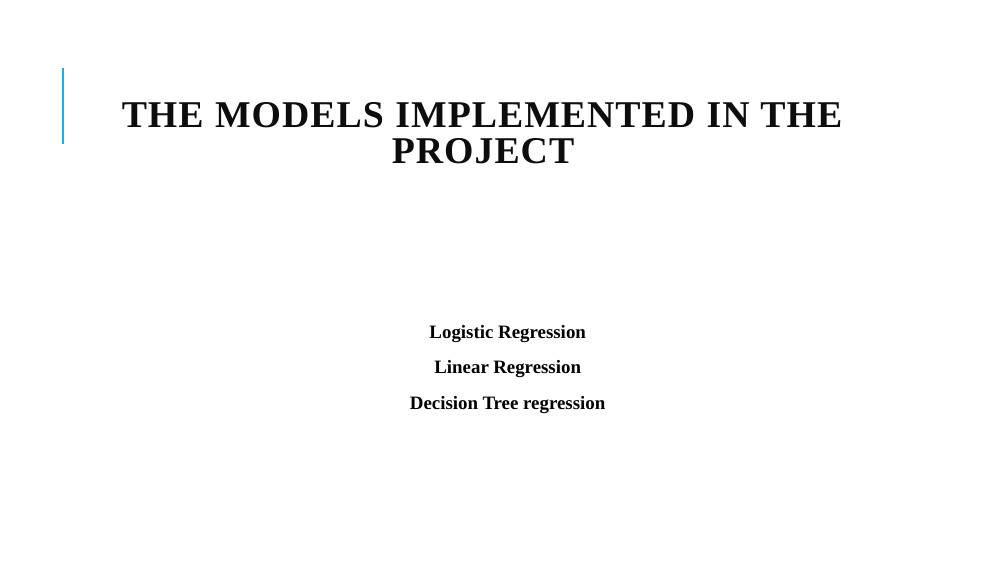
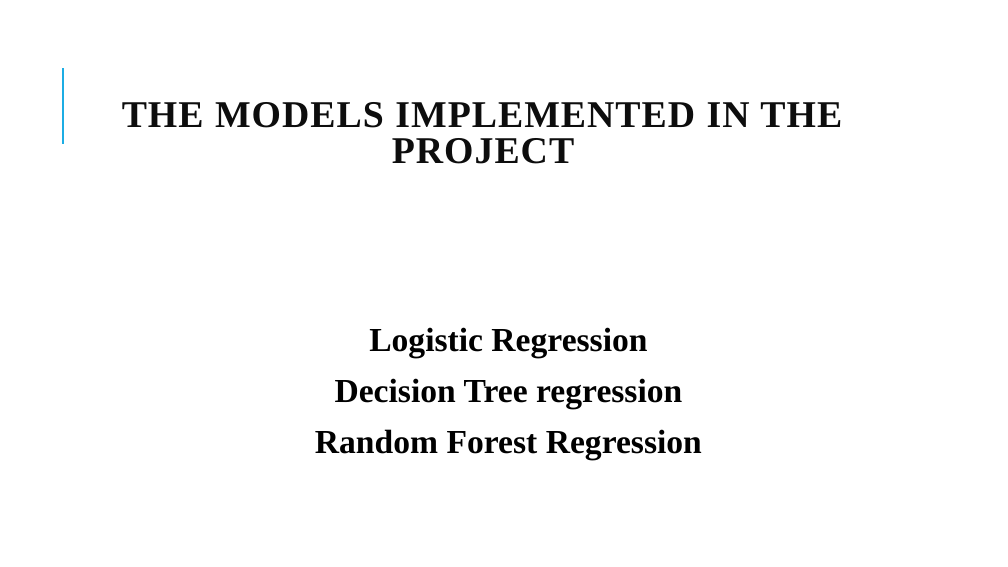
Before and after one commit to FelixOwusuAnsah/Algers-Forest-Fires, a slide deck: slide 4 of FELIX OWUSU-ANSAH PREDICTIVE AND PRESCRIPTIVE ANALYTICS.pptx. Drawn at 1008x567 pixels with LibreOffice and Linux fonts; fonts in the diff are those of the drawing. Boxes give left, top, right and bottom in pixels: in the first picture for what was removed or moved away, otherwise in the second. Text is boxed around its words. In the diff, an @@ line names an element or a change of style, - is before the commit and + after.

Commit message:
This is the Alger's Forest Fire project

```diff
--- a/FELIX OWUSU-ANSAH PREDICTIVE AND PRESCRIPTIVE ANALYTICS.pptx
+++ b/FELIX OWUSU-ANSAH PREDICTIVE AND PRESCRIPTIVE ANALYTICS.pptx
@@ text at box(335, 327, 682, 409): size 18 to 32 pt in "Logistic Regression", "Decision Tree regression" @@
@@ text at box(434, 360, 581, 377): paragraph removed @@
-  Linear Regression
@@ text at box(315, 429, 702, 460): paragraph added @@
+  Random Forest Regression
```
Also in this commit, not shown: 5 other slides changed, 3 slides added, 2 slides removed.
